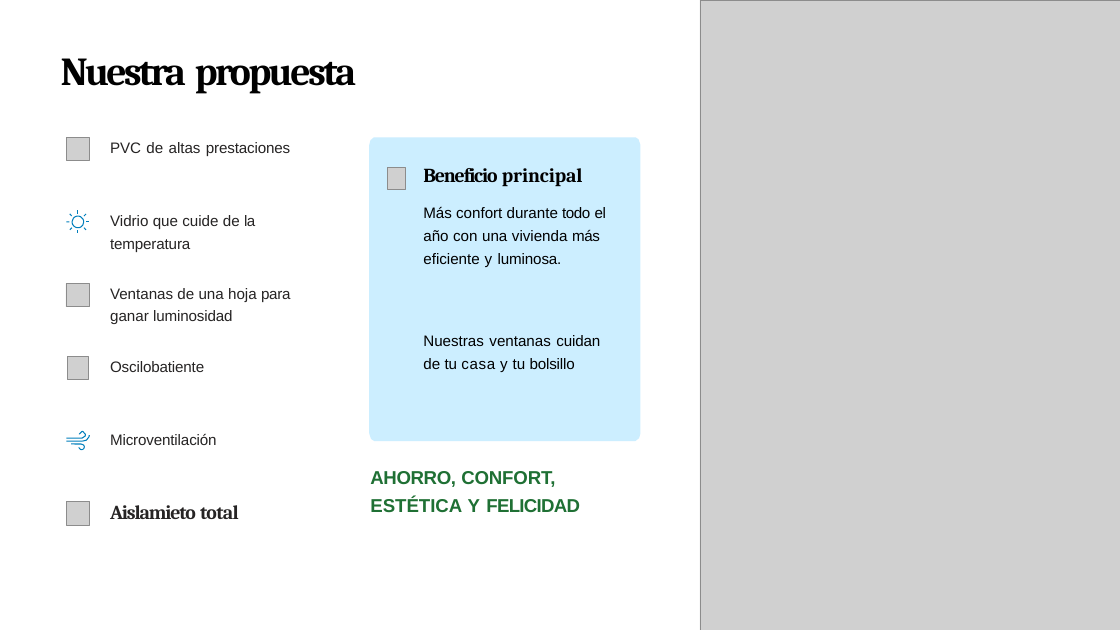
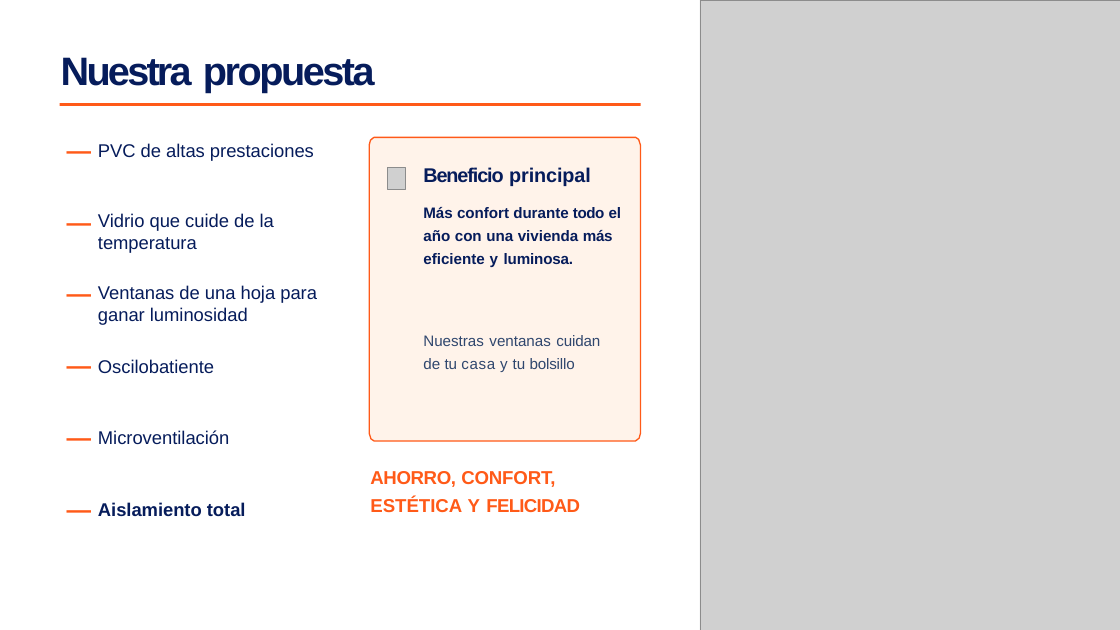
Before and after one commit to albertomx2/smartvitra-automation, a slide deck: slide 3 of experiments/pptx_template/input/template.pptx. Drawn at 1120x630 pixels with LibreOffice and Linux fonts; fonts in the diff are those of the drawing; grey boxes stand for pictures. Boxes give left, top, right and bottom in pixels: in the first picture for what was removed or moved away, otherwise in the second. Text is boxed around its words. In the diff, an @@ line names an element or a change of style, - is before the commit and + after.

```diff
--- a/experiments/pptx_template/input/template.pptx
+++ b/experiments/pptx_template/input/template.pptx
@@ title "Nuestra propuesta" at <box>61,57,375,92</box>: font Cambria to Arial, text colour #000000 to #061C5B @@
@@ rectangle added at <box>60,103,641,106</box>, fill #FF5A18 @@
@@ picture removed at <box>66,138,89,160</box> @@
@@ text added at <box>66,131,91,168</box>, 21 pt, text #FF5A18, bold @@
+—
@@ text "PVC de altas prestaciones": place and size @@
-text "PVC de altas prestaciones" at <box>110,142,290,156</box>
+text "PVC de altas prestaciones" at <box>98,143,314,161</box>
@@ text "PVC de altas prestaciones" at <box>98,143,314,161</box>: size 13 to 15.8 pt, text colour #262424 to #061C5B; letter spacing -0.1 to 0 pt in "prestaciones"; indent changed; less space between paragraphs; vertical alignment top to middle @@
@@ freeform shape at <box>370,138,641,441</box>: fill #CCEEFF to #FFF3EA; outline none to #FF5A18 1.13 pt @@
@@ text "Beneficio principal" at <box>423,167,621,267</box>: font Cambria to Arial in "Beneficio principal"; text colour #000000 to #061C5B; text colour none to #061C5B in "Más"; bold on in "Más confort durante todo el año con ..." @@
@@ text added at <box>66,203,91,240</box>, 21 pt, text #FF5A18, bold @@
+—
@@ text "Vidrio que cuide de la ...": place and size @@
-text "Vidrio que cuide de la ..." at <box>110,215,255,252</box>
+text "Vidrio que cuide de la ..." at <box>98,213,274,253</box>
@@ text "Vidrio que cuide de la ..." at <box>98,213,274,253</box>: size 13 to 15.8 pt, text colour #262424 to #061C5B; letter spacing -0.3 to 0 pt in "la"; letter spacing -0.1 to 0 pt in "temperatura"; indent changed; line spacing 1.25 to 1; less space between paragraphs; vertical alignment top to middle @@
@@ freeform shape removed at <box>66,210,89,233</box> @@
@@ picture removed at <box>66,284,90,307</box> @@
@@ text added at <box>66,275,91,312</box>, 21 pt, text #FF5A18, bold @@
+—
@@ text "Ventanas de una hoja para ...": place and size @@
-text "Ventanas de una hoja para ..." at <box>110,288,291,324</box>
+text "Ventanas de una hoja para ..." at <box>98,285,317,325</box>
@@ text "Ventanas de una hoja para ..." at <box>98,285,317,325</box>: size 13 to 15.8 pt, text colour #262424 to #061C5B; letter spacing -0.2 to 0 pt in "para"; letter spacing -0.1 to 0 pt in "luminosidad"; indent changed; line spacing 1.25 to 1; less space between paragraphs; vertical alignment top to middle @@
@@ text "Nuestras ventanas cuidan de tu ..." at <box>423,335,600,372</box>: text colour #000000 to #30476E @@
@@ text added at <box>66,346,91,383</box>, 21 pt, text #FF5A18, bold @@
+—
@@ picture removed at <box>67,356,88,380</box> @@
@@ text "Oscilobatiente" at <box>98,359,214,373</box>: size 13 to 15.8 pt, text colour #262424 to #061C5B, letter spacing -0.1 to 0 pt; indent changed; less space between paragraphs; vertical alignment top to middle @@
@@ text "Oscilobatiente": place and size @@
-text "Oscilobatiente" at <box>110,361,204,372</box>
+text "Oscilobatiente" at <box>98,359,214,373</box>
@@ text added at <box>66,418,91,455</box>, 21 pt, text #FF5A18, bold @@
+—
@@ text "Microventilación": place and size @@
-text "Microventilación" at <box>110,434,217,445</box>
+text "Microventilación" at <box>98,430,229,444</box>
@@ text "Microventilación" at <box>98,430,229,444</box>: size 13 to 15.8 pt, text colour #262424 to #061C5B, letter spacing -0.1 to 0 pt; indent changed; less space between paragraphs; vertical alignment top to middle @@
@@ freeform shape removed at <box>66,432,89,450</box> @@
@@ text "AHORRO, CONFORT, ESTÉTICA Y FELICIDAD" at <box>370,471,580,512</box>: text colour #1F7034 to #FF5A18 @@
@@ picture removed at <box>66,502,90,525</box> @@
@@ text added at <box>66,490,91,527</box>, 21 pt, text #FF5A18, bold @@
+—
@@ text at <box>98,502,246,516</box>: text changed; size 17 to 15.8 pt; font Cambria to Arial; text colour #262424 to #061C5B @@
-Aislamieto total
+Aislamiento total
@@ text "Aislamiento total" at <box>98,502,246,516</box>: vertical alignment top to middle @@
```
Also in this commit, not shown: 1 other slide changed, 7 slides added, 7 slides removed, 37 other files.
